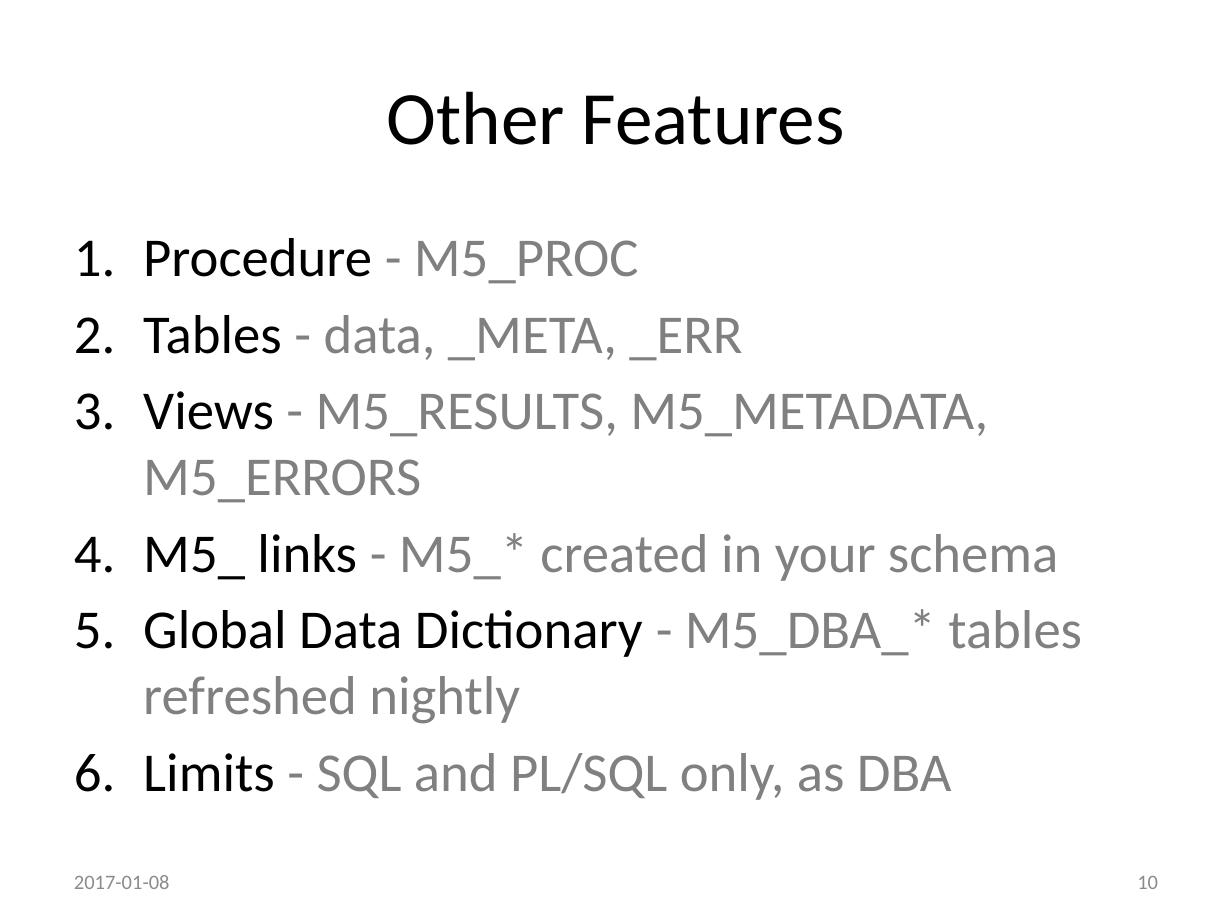
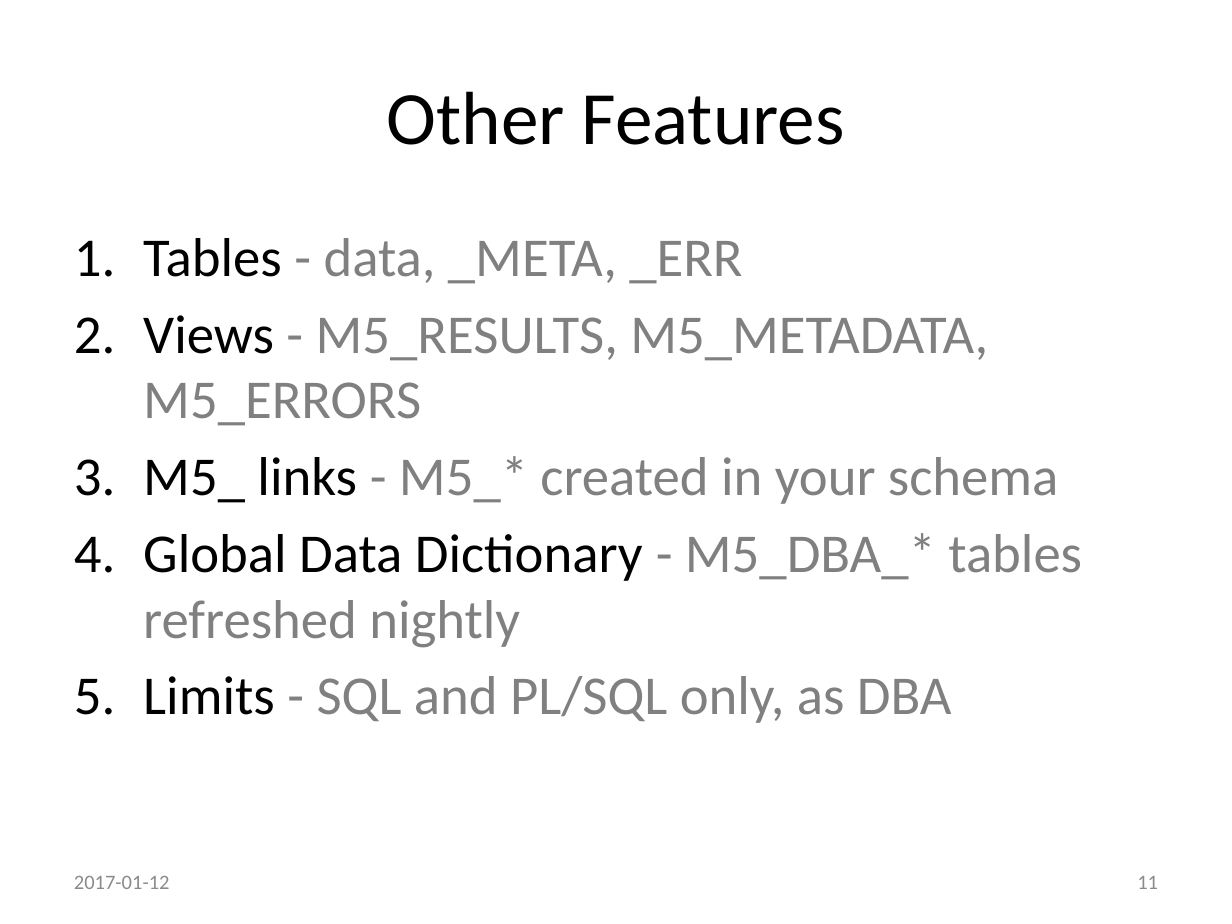
Before and after one commit to method5/method5.github.io, a slide deck: slide 11 of presentations/Method5.pptx (slide 10 before the commit). Drawn at 1232x924 pixels with LibreOffice and Linux fonts; fonts in the diff are those of the drawing; background and template pictures are left out. Boxes give left, top, right and bottom in pixels: in the first picture for what was removed or moved away, otherwise in the second. Text is boxed around its words. In the diff, an @@ line names an element or a change of style, - is before the commit and + after.

```diff
--- a/presentations/Method5.pptx
+++ b/presentations/Method5.pptx
@@ text at [143,238,639,284]: paragraph removed @@
-1. Procedure - M5_PROC
@@ text at [74,876,170,889]: text changed @@
-2017-01-08
+2017-01-12
@@ page number at [1137,876,1158,889]: text changed @@
-10
+11
```
Also in this commit, not shown: 14 other slides changed, 1 slide added.
